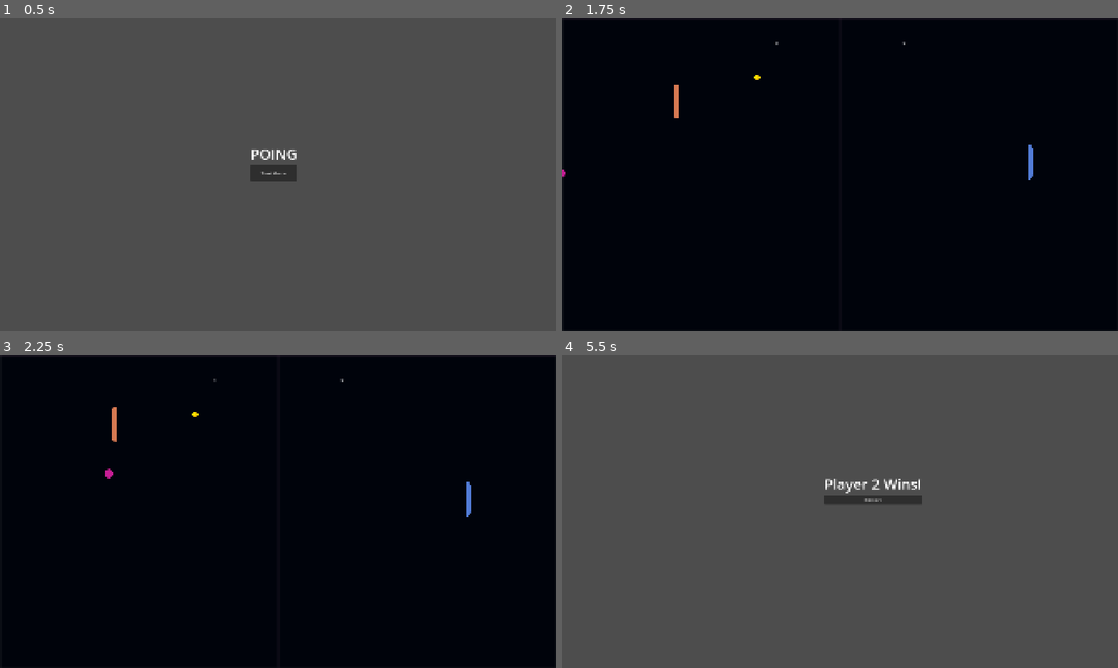
Above: before the commit, frames 1-4 (two rows, left to right).
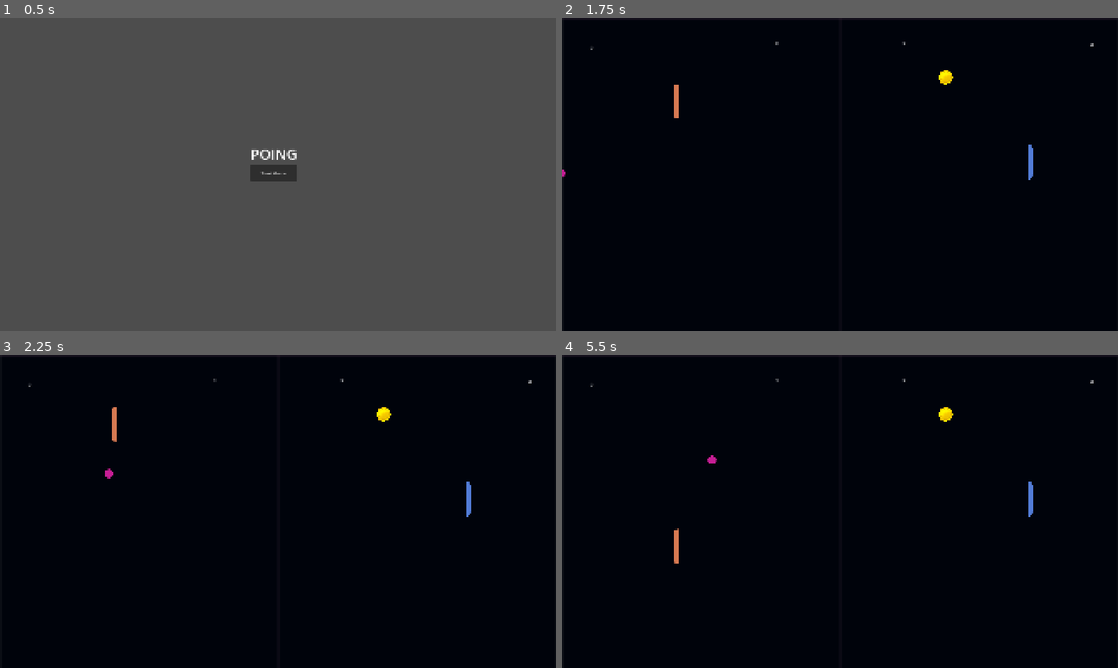
Above: after the commit, the same moments.

Repository: seemantsingh-code/pong-3
Game: Godot game, scene res://menu.tscn
The game is run twice, just before and just after one commit, with the same random seed, the same clock (stepped at 60 frames per second) and the same inputs.
Inputs:
- Up to frame 1 (0.5 s): no input
- Up to frame 2 (1.75 s): click "Start Game" at 0.5 s; hold W from 1.28 s (still down)
- Up to frame 3 (2.25 s): tap Enter at 2 s; release W at 2.03 s; hold S from 2.03 s (still down)
- Up to frame 4 (5.5 s): release S at 2.78 s; hold W 2.78-4.28 s; tap Space at 4.25 s; hold S from 4.28 s (still down)

Frame 1 is identical in both runs. In frame 2, 0.1% of the frame differs, in the area x 5-96%, y 8-22%; in frame 3, 0.1%; in frame 4, 100%, in the area x 0-100%, y 0-100%.

Commit message:
currency

Diff:
--- a/Global.gd
+++ b/Global.gd
@@ -1,3 +1,8 @@
 extends Node
 
 var winner = "Player 1"
+
+var coin_p1 = 0
+var coin_p2 = 0
+
+var ball_by = ""
--- a/ball.gd
+++ b/ball.gd
@@ -11,6 +11,7 @@
 
 	_reset_ball()
 	apply_central_impulse(initial_velocity.normalized() * speed)
+	print('ball by: ', Global.ball_by)
 
 func _integrate_forces(state: PhysicsDirectBodyState2D) -> void:
 
@@ -22,6 +23,10 @@
 		next_transform.origin.y = initial_position.y
 		state.set_transform(next_transform)
 		should_reset = false
+	for i in get_colliding_bodies():
+		if i is CharacterBody2D:
+			Global.ball_by = i.name  # or i, if you want the full reference
+			print("Ball last touched by:", i.name)
 
 func _reset_ball():
 	print('reset ball')
--- a/ball.tscn
+++ b/ball.tscn
@@ -12,9 +12,10 @@
 
 [node name="ball" type="RigidBody2D"]
 disable_mode = 2
-collision_layer = 3
 physics_material_override = SubResource("PhysicsMaterial_41u45")
 gravity_scale = 0.0
+contact_monitor = true
+max_contacts_reported = 1
 script = ExtResource("1_41u45")
 
 [node name="Sprite2D" type="Sprite2D" parent="."]
@@ -22,3 +23,5 @@
 
 [node name="CollisionShape2D" type="CollisionShape2D" parent="."]
 shape = SubResource("CircleShape2D_41u45")
+
+[connection signal="body_entered" from="." to="." method="_on_body_entered"]
--- a/coin.gd
+++ b/coin.gd
@@ -1,12 +1,22 @@
 extends Area2D
 
+var coin_count = 0
+
 func _ready():
-    # Optional: destroy coin after 5 seconds if not collected
-    await get_tree().create_timer(5.0).timeout
-    if is_instance_valid(self):
-        queue_free()
+	# Optional: destroy coin after 5 seconds if not collected
+	await get_tree().create_timer(5.0).timeout
+	if is_instance_valid(self):
+		queue_free()
 
-func _on_Coin_body_entered(body):
-    if body.name == "Player":  # Replace "Player" with your player node's name
-        # You can add score logic here
-        queue_free()
+func _on_body_entered(body:Node2D) -> void:
+	if body.name == "ball":  # Replace "Player" with your player node's name
+		# You can add score logic here
+		if Global.ball_by == 'player_1':
+			Global.coin_p1 += 1
+			coin_count = Global.coin_p1
+			get_node("../p1coins").text = str(coin_count)
+		else:
+			Global.coin_p2 += 1
+			coin_count = Global.coin_p2
+			get_node("../p2coins").text = str(coin_count)
+		queue_free()
--- a/coin.tscn
+++ b/coin.tscn
@@ -4,14 +4,17 @@
 [ext_resource type="Texture2D" uid="uid://b2cxvwxaj7xii" path="res://coin-1.png" id="1_d5gmh"]
 
 [sub_resource type="CircleShape2D" id="CircleShape2D_0t63x"]
-radius = 8.0
+radius = 24.0
 
 [node name="coin" type="Area2D"]
 script = ExtResource("1_0t63x")
 
 [node name="Sprite2D" type="Sprite2D" parent="."]
-scale = Vector2(0.0351563, 0.0351563)
+position = Vector2(-0.500006, -0.500006)
+scale = Vector2(0.0957031, 0.0957031)
 texture = ExtResource("1_d5gmh")
 
 [node name="CollisionShape2D" type="CollisionShape2D" parent="."]
 shape = SubResource("CircleShape2D_0t63x")
+
+[connection signal="body_entered" from="." to="." method="_on_body_entered"]
--- a/coin_spawner.gd
+++ b/coin_spawner.gd
@@ -24,8 +24,8 @@
 	# Set a random position inside the screen bounds
 	var screen_size = get_viewport().size
 	coin.position = Vector2(
-		randf_range(0, screen_size.x),
+		randf_range(400, 1500),
 		randf_range(0, screen_size.y)
 	)
-
+	print("Spawning coin at: ", coin.position)
 	get_parent().add_child(coin)
--- a/end.tscn
+++ b/end.tscn
@@ -15,10 +15,10 @@
 
 [node name="VBoxContainer" type="VBoxContainer" parent="."]
 layout_mode = 0
-offset_left = 904.0
-offset_top = 408.0
-offset_right = 1086.0
-offset_bottom = 512.0
+offset_left = 864.0
+offset_top = 432.0
+offset_right = 1046.0
+offset_bottom = 536.0
 
 [node name="winLabel" type="Label" parent="VBoxContainer"]
 layout_mode = 2
--- a/game.tscn
+++ b/game.tscn
@@ -13,7 +13,7 @@
 
 [node name="TextureRect" type="TextureRect" parent="."]
 offset_right = 1143.0
-offset_bottom = 643.0
+offset_bottom = 648.0
 scale = Vector2(1.68, 1.68)
 texture = ExtResource("1_80nbo")
 
@@ -29,7 +29,7 @@
 scale = Vector2(1.68, 1)
 
 [node name="boundry_down" parent="." instance=ExtResource("4_fc0e3")]
-position = Vector2(8, 1088)
+position = Vector2(8, 1080)
 scale = Vector2(1.68, 1)
 
 [node name="line_left" parent="." instance=ExtResource("5_ryrav")]
@@ -57,5 +57,19 @@
 offset_bottom = 95.0
 text = "0"
 
+[node name="p1coins" type="Label" parent="."]
+offset_left = 96.0
+offset_top = 88.0
+offset_right = 136.0
+offset_bottom = 111.0
+text = "0"
+
 [node name="CoinSpawner" type="Node2D" parent="."]
 script = ExtResource("8_j5wjh")
+
+[node name="p2coins" type="Label" parent="."]
+offset_left = 1824.0
+offset_top = 80.0
+offset_right = 1864.0
+offset_bottom = 103.0
+text = "0"
--- a/line_left.gd
+++ b/line_left.gd
@@ -9,7 +9,7 @@
 func _on_body_entered(body:Node2D) -> void:
 	ball._reset_ball()
 	score += 1
-	if score > 3:
+	if score > 10:
 		Global.winner = "Player 2"
 		get_tree().change_scene_to_file("res://end.tscn")
 	else:
--- a/line_right.gd
+++ b/line_right.gd
@@ -10,7 +10,7 @@
 func _on_body_entered(body:Node2D) -> void:
 	ball._reset_ball()
 	score += 1
-	if score > 3:
+	if score > 10:
 		Global.winner = "Player 1"
 		get_tree().change_scene_to_file("res://end.tscn")
 	else:
--- a/project.godot
+++ b/project.godot
@@ -23,4 +23,5 @@
 
 window/size/viewport_width=1920
 window/size/viewport_height=1080
+window/size/mode=3
 window/stretch/mode="canvas_items"
